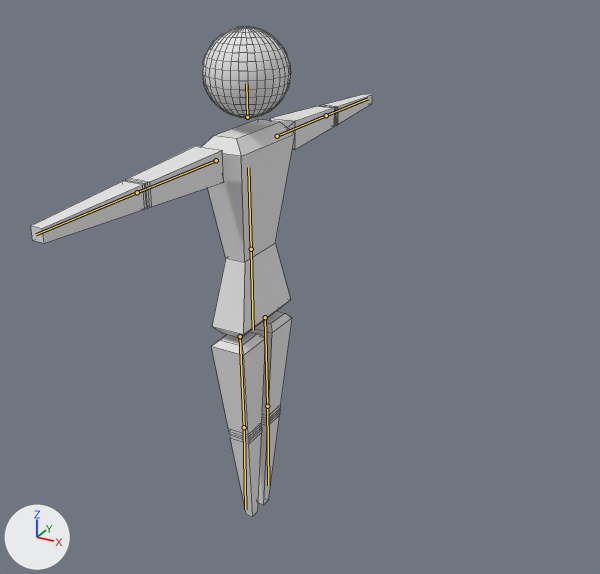
The FBX model 3DGameAssets/FBXs/Player.fbx as it was, and as the next commit left it.
The view is the same before and after, from a 50 mm camera at (0.561, -0.883, 0.829) aimed at (0.092, -0.03, 0.402). Every picture has the same lights, and +X, +Y and +Z are marked at lower left. The bones that change are drawn over the model as lines. Mesh edges are drawn as thin lines.

The first picture shows 'Player_Mesh'.
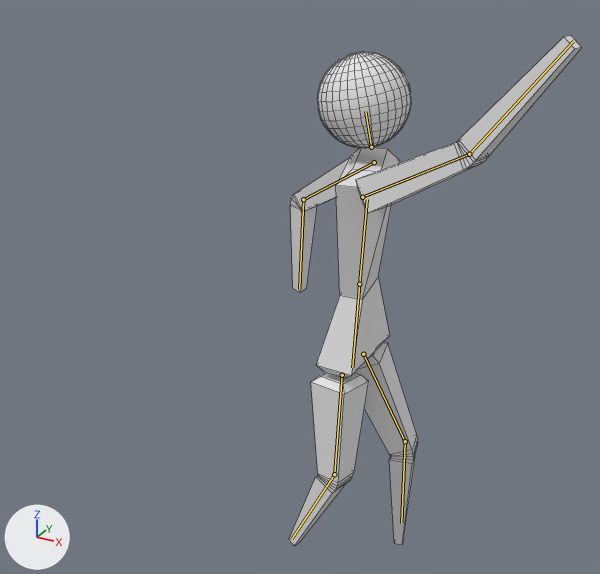
The newer file adds an action. The first version stands in its rest pose; the second is drawn at frame 51 of the action 'Player_Arma|P_Activate'.

What differs and where, as boxes (x1, y1, x2, y2) in the pictures (600 x 574 px):
```json
{"object": "Player_Mesh", "change": "posed", "before": [31, 27, 372, 517], "after": [289, 36, 582, 546], "on screen": "14% narrower"}
{"bone": "Torso", "before": "(251, 249) to (248, 167)", "after": "(359, 284) to (367, 199)"}
{"bone": "Head", "before": "(247, 117) to (246, 83)", "after": "(371, 147) to (365, 111)"}
{"bone": "RBicep", "before": "(216, 160) to (137, 192)", "after": "(362, 197) to (469, 154)"}
{"bone": "RForearm", "before": "(137, 192) to (36, 234)", "after": "(469, 154) to (573, 41)"}
{"bone": "Hips", "before": "(251, 249) to (253, 330)", "after": "(359, 284) to (352, 367)"}
{"bone": "RThigh", "before": "(240, 336) to (244, 427)", "after": "(342, 375) to (334, 474)"}
{"bone": "RCalf", "before": "(244, 427) to (245, 509)", "after": "(334, 474) to (292, 538)"}
{"bone": "LThigh", "before": "(265, 317) to (267, 406)", "after": "(363, 354) to (405, 441)"}
{"bone": "LCalf", "before": "(267, 406) to (268, 485)", "after": "(405, 441) to (401, 523)"}
{"bone": "LBicep", "before": "(277, 136) to (326, 115)", "after": "(374, 162) to (303, 199)"}
{"bone": "LForearm", "before": "(326, 115) to (368, 98)", "after": "(303, 199) to (299, 289)"}
```

Edits to the scene script, one JSON object a line:
```json
{"block": "bone_torso", "where": "bone_torso = bpy.data.objects['Player_Arma'].pose.bones['Torso']  # child of 'Root'"}
{"op": "set", "path": "bone_torso.location", "old": "(0.0, 0.0, 0.0)", "new": "(0.161, -0.018, 0.0)"}
{"op": "set", "path": "bone_torso.rotation_quaternion", "old": "(1.0, 0.0, 0.0, 0.0)", "new": "(0.986, -0.003, 0.166, -0.027)", "note": "degrees (0, 0, 0) -> degrees (-1, 19, -3)"}
{"block": "bone_head", "where": "bone_head = bpy.data.objects['Player_Arma'].pose.bones['Head']  # child of 'Neck'"}
{"op": "set", "path": "bone_head.rotation_quaternion", "old": "(1.0, 0.0, 0.0, 0.0)", "new": "(0.987, -0.008, -0.096, 0.129)", "note": "degrees (0, 0, 0) -> degrees (-2, -11, 15)"}
{"block": "bone_rbicep", "where": "bone_rbicep = bpy.data.objects['Player_Arma'].pose.bones['RBicep']  # child of 'Torso'"}
{"op": "set", "path": "bone_rbicep.rotation_quaternion", "old": "(1.0, 0.0, 0.0, 0.0)", "new": "(0.502, -0.164, 0.686, 0.5)", "note": "degrees (0, 0, 0) -> degrees (-90, 121, -32)"}
{"block": "bone_rforearm", "where": "bone_rforearm = bpy.data.objects['Player_Arma'].pose.bones['RForearm']  # child of 'RBicep'"}
{"op": "set", "path": "bone_rforearm.rotation_quaternion", "old": "(1.0, 0.0, 0.0, 0.0)", "new": "(0.982, 0.0, 0.0, 0.191)", "note": "degrees (0, 0, 0) -> degrees (0, 0, 22)"}
{"block": "bone_hips", "where": "bone_hips = bpy.data.objects['Player_Arma'].pose.bones['Hips']  # child of 'Torso'"}
{"op": "set", "path": "bone_hips.rotation_quaternion", "old": "(1.0, 0.0, 0.0, 0.0)", "new": "(0.987, 0.0, 0.163, -0.005)", "note": "degrees (0, 0, 0) -> degrees (0, 19, -1)"}
{"block": "bone_rthigh", "where": "bone_rthigh = bpy.data.objects['Player_Arma'].pose.bones['RThigh']  # child of 'Hips'"}
{"op": "set", "path": "bone_rthigh.rotation_quaternion", "old": "(1.0, 0.0, 0.0, 0.0)", "new": "(0.995, -0.046, 0.083, -0.017)", "note": "degrees (0, 0, 0) -> degrees (-5, 9, -2)"}
{"block": "bone_rcalf", "where": "bone_rcalf = bpy.data.objects['Player_Arma'].pose.bones['RCalf']  # child of 'RThigh'"}
{"op": "set", "path": "bone_rcalf.rotation_quaternion", "old": "(1.0, 0.0, 0.0, 0.0)", "new": "(0.977, 0.0, 0.0, 0.214)", "note": "degrees (0, 0, 0) -> degrees (0, 0, 25)"}
{"block": "bone_lthigh", "where": "bone_lthigh = bpy.data.objects['Player_Arma'].pose.bones['LThigh']  # child of 'Hips'"}
{"op": "set", "path": "bone_lthigh.rotation_quaternion", "old": "(1.0, 0.0, 0.0, 0.0)", "new": "(0.966, 0.045, -0.098, -0.233)", "note": "degrees (0, 0, 0) -> degrees (8, -10, -28)"}
{"block": "bone_lcalf", "where": "bone_lcalf = bpy.data.objects['Player_Arma'].pose.bones['LCalf']  # child of 'LThigh'"}
{"op": "set", "path": "bone_lcalf.rotation_quaternion", "old": "(1.0, 0.0, 0.0, 0.0)", "new": "(0.978, 0.0, 0.0, 0.207)", "note": "degrees (0, 0, 0) -> degrees (0, 0, 24)"}
{"block": "bone_lbicep", "where": "bone_lbicep = bpy.data.objects['Player_Arma'].pose.bones['LBicep']  # child of 'Torso'"}
{"op": "set", "path": "bone_lbicep.rotation_quaternion", "old": "(1.0, 0.0, 0.0, 0.0)", "new": "(0.727, -0.482, 0.465, 0.151)", "note": "degrees (0, 0, 0) -> degrees (-80, 55, -24)"}
{"block": "bone_lforearm", "where": "bone_lforearm = bpy.data.objects['Player_Arma'].pose.bones['LForearm']  # child of 'LBicep'"}
{"op": "set", "path": "bone_lforearm.rotation_quaternion", "old": "(1.0, 0.0, 0.0, 0.0)", "new": "(0.903, 0.0, 0.0, -0.429)", "note": "degrees (0, 0, 0) -> degrees (0, 0, -51)"}
```
